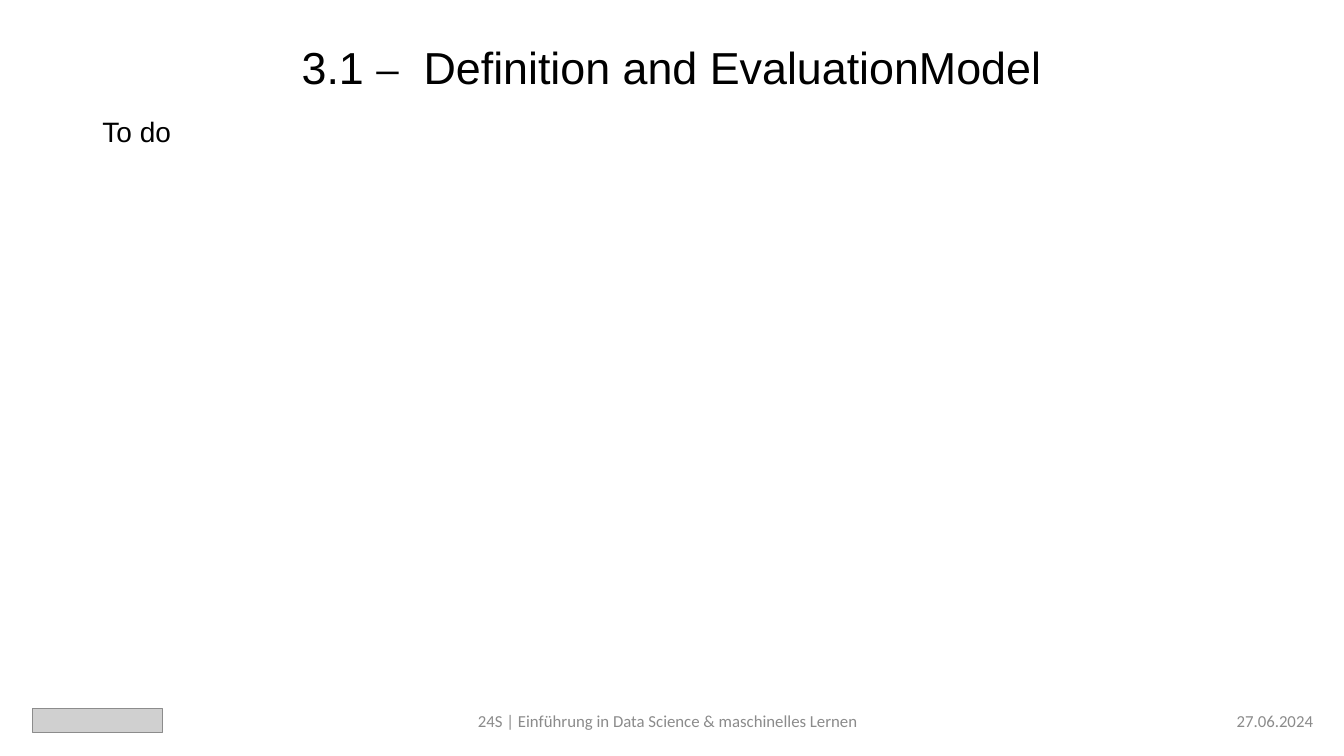
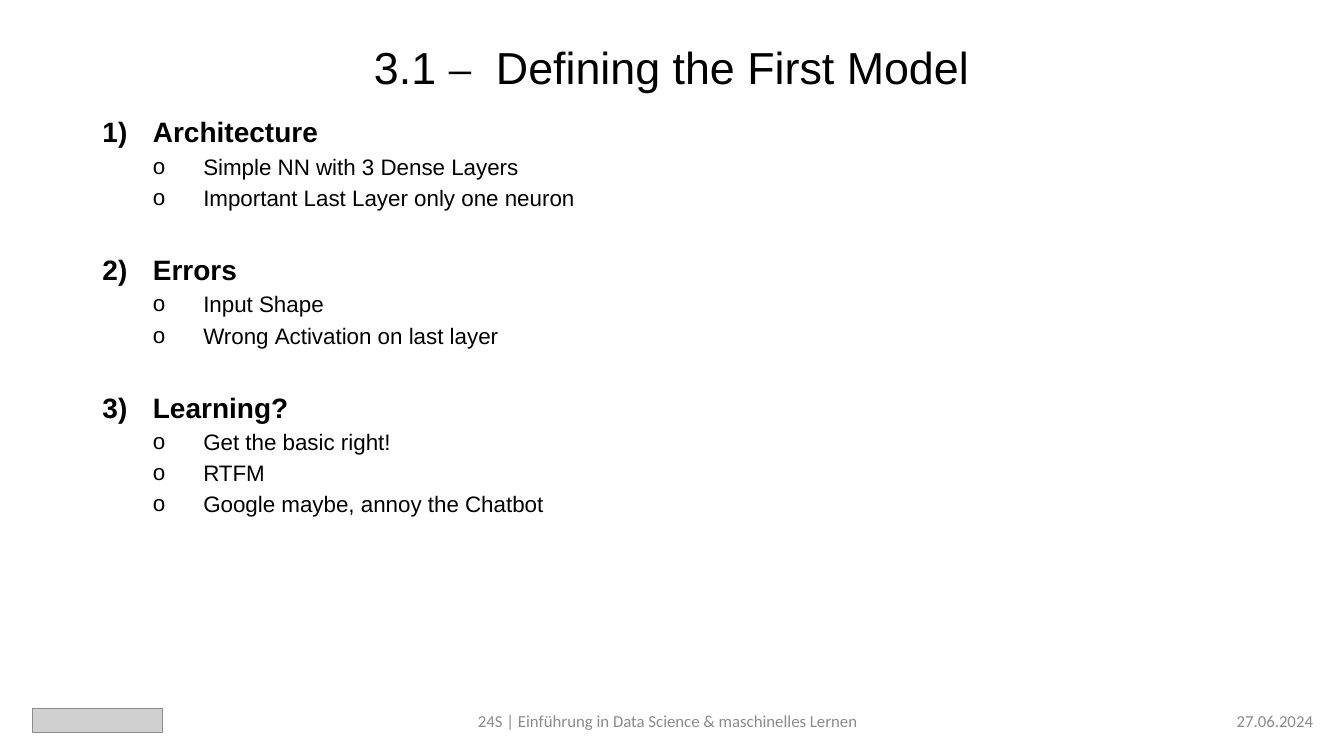
Before and after one commit to BossyNine/bakery_sales_prediction, a slide deck: slide 6 of 4_Presentation/bakery_sales_prediction-DS_Gruppe_12-190624jb.pptx. Drawn at 1344x756 pixels with LibreOffice and Linux fonts; fonts in the diff are those of the drawing; grey boxes stand for pictures. Boxes give left, top, right and bottom in pixels: in the first picture for what was removed or moved away, otherwise in the second. Text is boxed around its words. In the diff, an @@ line names an element or a change of style, - is before the commit and + after.

```diff
--- a/4_Presentation/bakery_sales_prediction-DS_Gruppe_12-190624jb.pptx
+++ b/4_Presentation/bakery_sales_prediction-DS_Gruppe_12-190624jb.pptx
@@ title at <box>374,51,969,92</box>: text changed @@
-3.1 ⎯ Definition and EvaluationModel
+3.1 ⎯ Defining the First Model
@@ text at <box>153,121,575,517</box>: text changed; size 20 to 16 pt @@
-To do
+1) Architecture
+  o Simple NN with 3 Dense Layers
+  o Important Last Layer only one neuron
+2) Errors
+  o Input Shape
+  o Wrong Activation on last layer
+3) Learning?
+  o Get the basic right!
+  o RTFM
+  o Google maybe, annoy the Chatbot
```
Also in this commit, not shown: 2 other slides changed.
